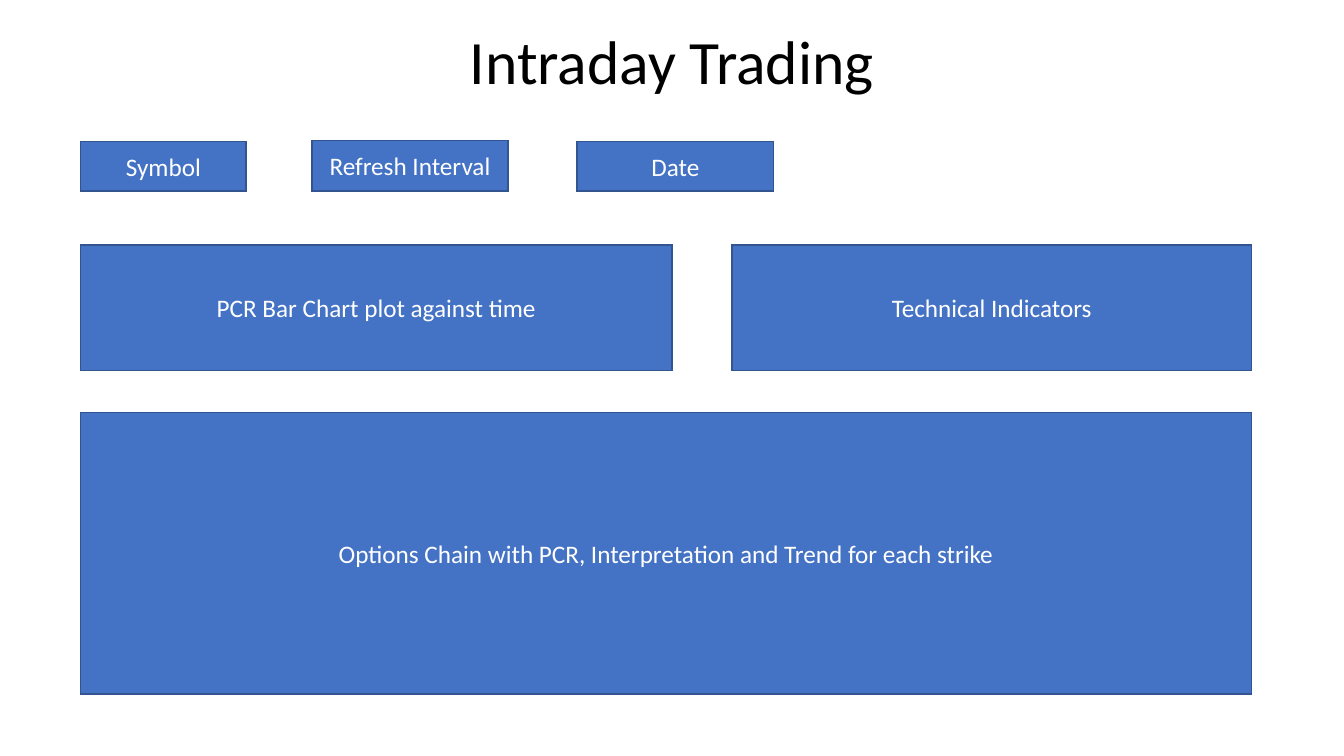
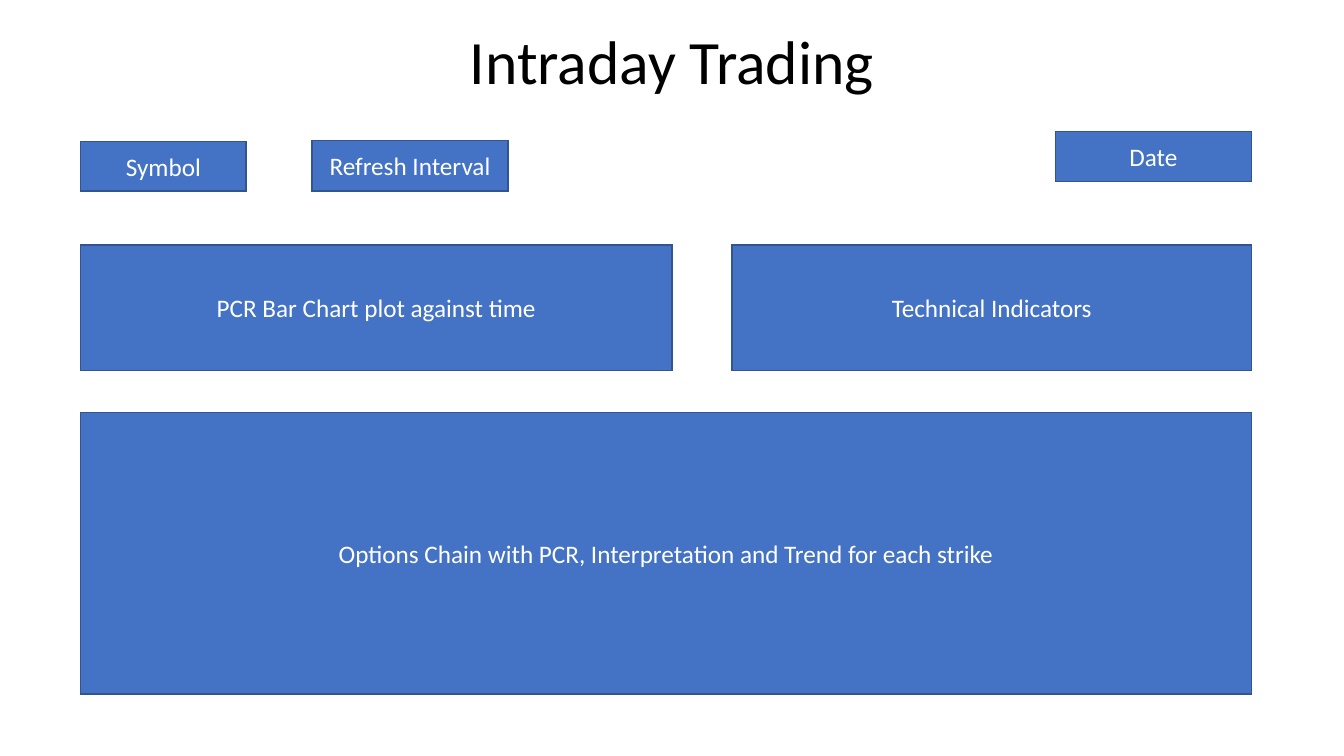
Before and after one commit to sunny88mittal/sunny, a slide deck: slide 2 of Analyst/dcouments/UI for stock trading.pptx. Drawn at 1344x756 pixels with LibreOffice and Linux fonts; fonts in the diff are those of the drawing. Boxes give left, top, right and bottom in pixels: in the first picture for what was removed or moved away, otherwise in the second. Text is boxed around its words. In the diff, an @@ line names an element or a change of style, - is before the commit and + after.

Commit message:
Minor Change

```diff
--- a/Analyst/dcouments/UI for stock trading.pptx
+++ b/Analyst/dcouments/UI for stock trading.pptx
@@ rectangle "Date": place and size @@
-rectangle "Date" at (578, 141, 774, 191)
+rectangle "Date" at (1056, 132, 1252, 181)
```
